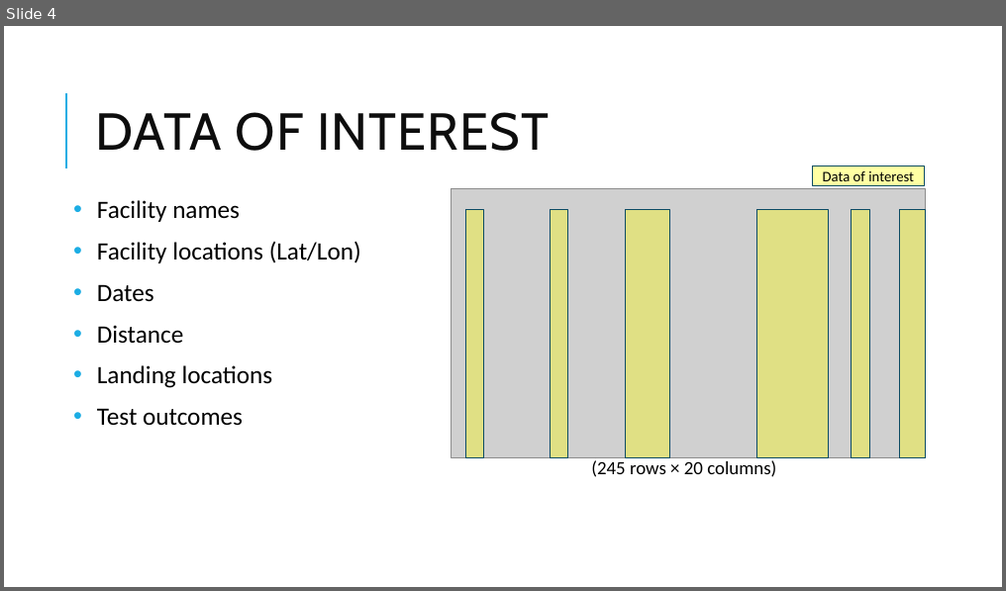
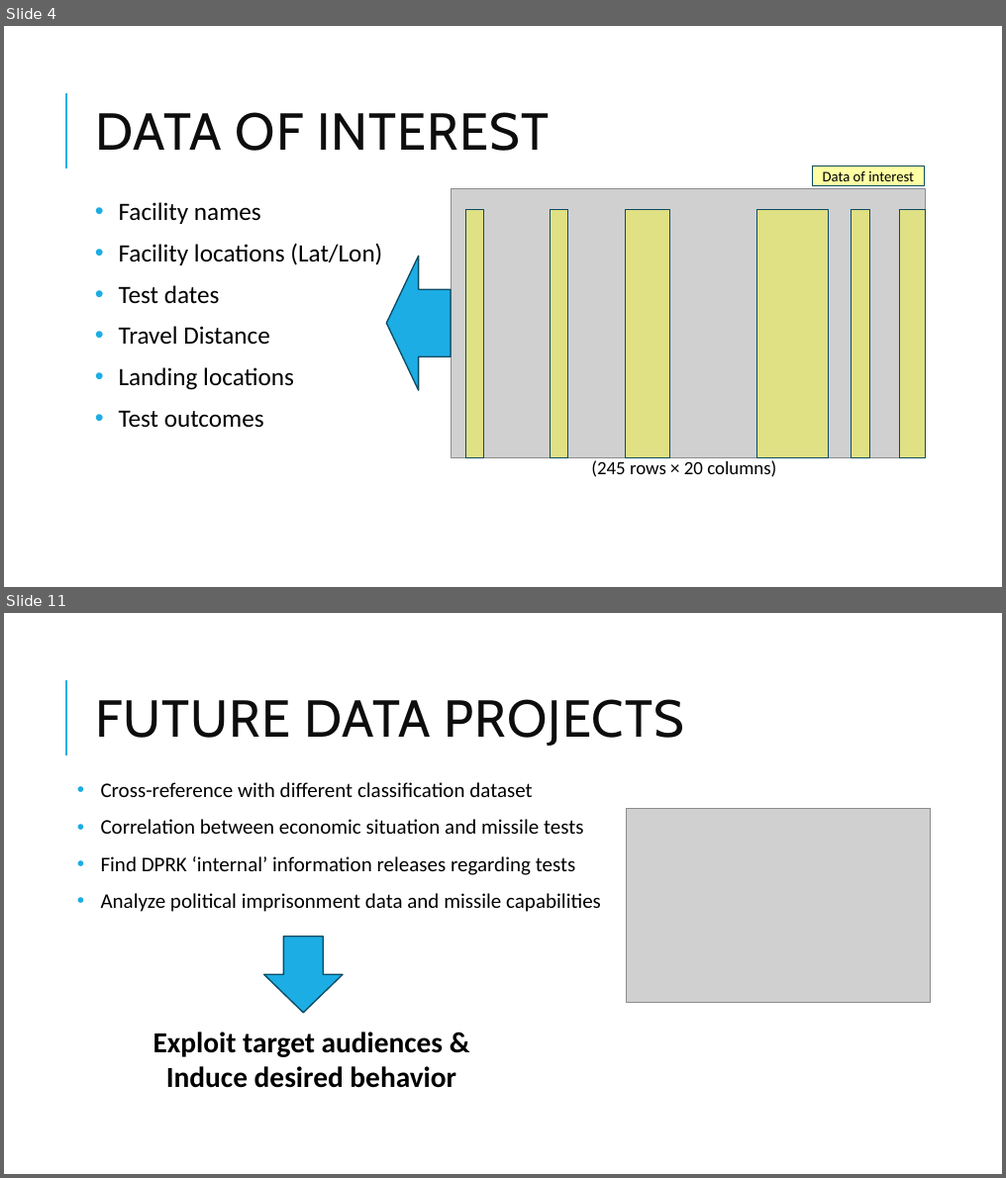
Before and after one commit to mesege1/dprk_missile_stats, a slide deck: ppt/dprk_missile_testing.pptx. Shown one above the other, each under a label of ours: slide 4 before the commit, slides 4 and 11 after it; the slides between them are not shown. The pictures are 1006x591 and 1006x1178 pixels, drawn with LibreOffice and Linux fonts; fonts in the diff are those of the drawing; grey boxes stand for pictures. Boxes give left, top, right and bottom in pixels: in the first picture for what was removed or moved away, otherwise in the second. Text is boxed around its words. In the diff, an @@ line names an element or a change of style, - is before the commit and + after.

```diff
--- a/ppt/dprk_missile_testing.pptx
+++ b/ppt/dprk_missile_testing.pptx
@@ slide 11 added at bbox=[4, 613, 1002, 1174], background #FFFFFF; not listed: 1 template element that a slide beside it also shows @@
@@ title added at bbox=[95, 699, 684, 746], 50 pt, text #0D0D0D @@
+FUTURE DATA PROJECTS
@@ text added at bbox=[101, 782, 601, 912], 20 pt, text #000000 @@
+• Cross-reference with different classification dataset
+• Correlation between economic situation and missile tests
+• Find DPRK ‘internal’ information releases regarding tests
+• Analyze political imprisonment data and missile capabilities
@@ picture added at bbox=[626, 808, 931, 1002] @@
@@ down arrow added at bbox=[263, 937, 343, 1013], fill #1CADE4, outline #0C4C64 1.25 pt @@
@@ text added at bbox=[153, 1032, 456, 1088], 28 pt, text #000000, bold @@
+Exploit target audiences &
+Induce desired behavior
@@ slide 4 changed as well @@
@@ text "Facility names": place and size @@
-text "Facility names" at bbox=[97, 200, 361, 426]
+text "Facility names" at bbox=[119, 202, 382, 428]
@@ left arrow added at bbox=[386, 256, 450, 390], fill #1CADE4, outline #0C4C64 1.25 pt @@
@@ text at bbox=[119, 285, 269, 345]: text changed @@
-• Dates
-• Distance
+• Test dates
+• Travel Distance
```
Also in this commit, not shown: 3 other slides changed, 2 other slides added, 8 other files.
